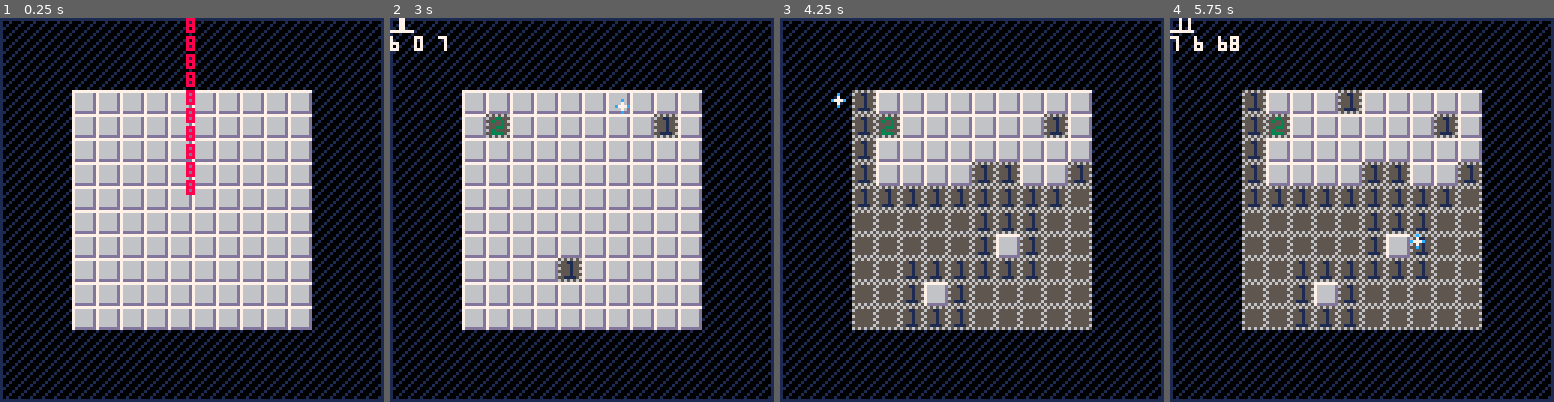
Above: before the commit, frames 1-4 (left to right).
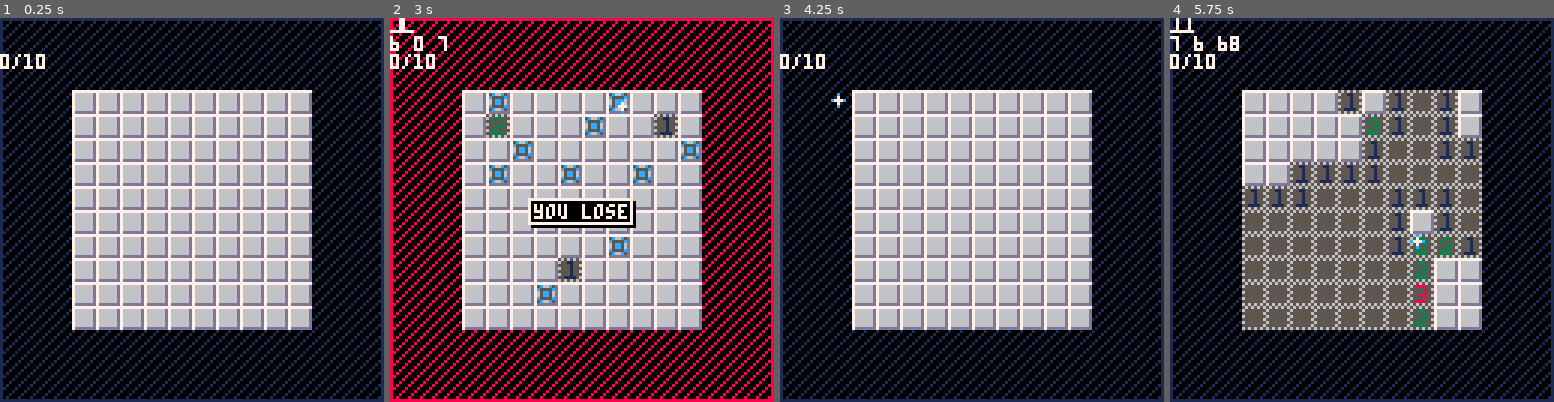
Above: after the commit, the same moments.

Repository: theia-ajax/tdjx-p8
Game: PICO-8 cartridge projects/mines.p8
Same seed, same stepped clock (60 frames per second), same inputs: the game is played once before the commit and once after it.
Inputs (mouse positions are in pixels of both pictures, inside the frame that each line leads up to):
- Up to frame 1 (0.25 s): no input
- Up to frame 2 (3 s): tap X (X key) at 0.33, 1.07, 1.85, 2.97 s; click (670, 121) at 0.67 s; tap O (Z key) at 0.7, 1.7, 2.1, 2.5, 2.9 s; click (436, 267) at 1.22 s; hold Right 1.6-2.1 s; click (497, 114) at 1.77 s; hold Up 2.15-2.42 s; click (562, 259) at 2.32 s; hold Right from 2.47 s (still down); click (624, 106) at 2.87 s
- Up to frame 3 (4.25 s): release Right at 3.03 s; hold Left 3.08-3.58 s; tap O (Z key) at 3.3, 3.7, 4.1 s; click (1075, 256) at 3.42 s; hold Down 3.63-3.97 s; click (841, 102) at 3.97 s; hold Right from 4.02 s (still down); tap X (X key) at 4.08 s
- Up to frame 4 (5.75 s): tap O (Z key) every 0.4 s from 4.5 to 5.7 s; click (1292, 248) at 4.52 s; release Right at 4.68 s; hold Up 4.73-5.03 s; click (1354, 94) at 5.07 s; hold Left 5.08-5.68 s; tap X (X key) at 5.2 s; click (1419, 244) at 5.62 s; hold Down from 5.73 s (still down)

The runs differ from the first frame. In frame 1, 1.0% of the frame differs, in the area x 0-51%, y 0-47%; in frame 2, 21%; in frame 3, 26%, in the area x 0-82%, y 9-82%; in frame 4, 14%.

Commit message:
fully functional minesweeper

Diff:
--- a/projects/mines.p8
+++ b/projects/mines.p8
@@ -99,14 +99,19 @@
 	local c = cell_fromcs(cx, cy)
 	if c and
 		not gflg(c.flags, k_revflg) and
-		not gflg(c.flags, k_mineflg) and
-		cell_gnbrs(c) < 2
+		not gflg(c.flags, k_mineflg)
 	then
 		c.flags = sflg(c.flags, k_revflg, true)
-		board_fldrev(cx-1, cy)
-		board_fldrev(cx+1, cy)
-		board_fldrev(cx, cy-1)
-		board_fldrev(cx, cy+1)
+		if cell_gnbrs(c) <= 0 then
+			board_fldrev(cx-1, cy)
+			board_fldrev(cx+1, cy)
+			board_fldrev(cx, cy-1)
+			board_fldrev(cx, cy+1)
+			board_fldrev(cx-1, cy-1)
+			board_fldrev(cx-1, cy+1)
+			board_fldrev(cx+1, cy-1)
+			board_fldrev(cx+1, cy+1)
+		end
 	end
 end
 
@@ -124,11 +129,37 @@
 	end
 end
 
+function ct_mines()
+	local sum = 0
+	for c in all(board) do
+		if gflg(c.flags, k_mineflg) then
+			sum += 1
+		end
+	end
+	return sum
+end
+
+function ct_flags()
+	local sum = 0
+	for c in all(board) do
+		if gflg(c.flags, k_mineflg) and
+			gflg(c.flags, k_flagflg)
+		then
+			sum += 1
+		end
+	end
+	return sum
+end
+
+function chk_win()
+	return ct_mines() == ct_flags()
+end
+
 function on_mclick(btn)
 	if btn == 1 then
 		local cell = cell_fromws(mouse.x,
 			mouse.y)
-		if cell then
+		if cell and not gflg(cell.flags, k_flagflg) then
 			cell.flags = sflg(cell.flags,
 				k_prsflg,
 				true)
@@ -143,32 +174,54 @@
 end
 
 function on_mrelease(btn)
-	if btn == 1 then
-		local cell = cell_fromws(
-			mouse.x, mouse.y)
-		if cell and
-			cell == lmbcell
-		then
-			board_reveal(cell.x, cell.y)
-		end
-		if lmbcell then
-			lmbcell.flags = sflg(lmbcell.flags,
-				k_prsflg,
-				false)
-			lmbcell = nil
-		end
-	elseif btn == 2 then
-		local cell = cell_fromws(
-			mouse.x, mouse.y)
-		if cell and
-			cell == rmbcell
-			and not gflg(cell.flags, k_revflg)
-		then
-			cell.flags = sflg(cell.flags,
-				k_flagflg,
-				not gflg(cell.flags, k_flagflg))
-		end
-		rmbcell = nil
+	local dead = false
+
+	if gs == k_gsplay then
+		if btn == 1 then
+			local cell = cell_fromws(
+				mouse.x, mouse.y)
+			if cell and
+				cell == lmbcell and
+				not gflg(cell.flags, k_flagflg)
+			then
+				if not gflg(cell.flags, k_mineflg)
+				then
+					board_reveal(cell.x, cell.y)
+					if chk_win() then
+						gs = k_gswin
+					end
+				else
+					gs = k_gsdead
+				end
+			end
+			if lmbcell then
+				lmbcell.flags = sflg(lmbcell.flags,
+					k_prsflg,
+					false)
+				lmbcell = nil
+			end
+		elseif btn == 2 then
+			local cell = cell_fromws(
+				mouse.x, mouse.y)
+			if cell and
+				cell == rmbcell and
+				not gflg(cell.flags, k_revflg)
+			then
+				cell.flags = sflg(cell.flags,
+					k_flagflg,
+					not gflg(cell.flags, k_flagflg))
+				if chk_win() then
+					gs = k_gswin
+				end
+			end
+			rmbcell = nil
+		end
+	elseif gs == k_gsdead or
+		gs == k_gswin
+	then
+		if btn == 1 then
+			restart()
+		end
 	end
 end
 
@@ -207,6 +260,44 @@
 	end
 end
 
+k_gsplay = 1
+k_gsdead = 2
+k_gswin = 3
+
+function restart()
+	gs = k_gsplay
+	clra(board)
+	pop_board()
+end
+
+function pop_board()
+	for i = 1, board.sz do
+		local x = (i - 1) % board.w
+		local y = flr((i - 1) / board.w)
+		board[i] = new_cell(x, y)
+	end
+
+	local mct = 10
+	while mct > 0 do
+		local idx = -1
+		while not board[idx] or
+			gflg(board[idx].flags,
+				k_mineflg)
+		do
+			idx = m.rndri(1, board.sz)
+		end
+		board[idx].flags = sflg(board[idx].flags,
+			k_mineflg, true)
+		mct -= 1
+	end
+
+	for x = 0, board.w - 1 do
+		for y = 0, board.h - 1 do
+			cell_calcnbrs(cell_fromcs(x, y))
+		end
+	end
+end
+
 -----------------------------------
 -- main --
 -----------------------------------
@@ -220,6 +311,8 @@
 	mouse.lbtn = 0
 	mouse.cx = 0
 	mouse.cy = 0
+
+	gs = k_gsplay
 
 	-- cell states
 	-- number pair
@@ -243,33 +336,7 @@
 	board.h = 10
 	board.sz = board.w * board.h
 
-	for i = 1, board.sz do
-		local x = (i - 1) % board.w
-		local y = flr((i - 1) / board.w)
-		board[i] = new_cell(x, y)
-	end
-
-	local mct = 10
-	while mct > 0 do
-		local idx = -1
-		while not board[idx] or
-			gflg(board[idx].flags,
-				k_mineflg)
-		do
-			idx = m.rndri(1, board.sz)
-		end
-		-- err_log(idx)
-		board[idx].flags = sflg(board[idx].flags,
-			k_mineflg, true)
-		err_log(board[idx].flags)
-		mct -= 1
-	end
-
-	for x = 0, board.w - 1 do
-		for y = 0, board.h - 1 do
-			cell_calcnbrs(cell_fromcs(x, y))
-		end
-	end
+	pop_board()
 end
 
 function _update60()
@@ -297,9 +364,11 @@
 function _draw()
 	cls()
 
-	rect(0, 0, 127, 127, 1)
+	local c = 1
+	if (gs == k_gsdead) c = 8
+	rect(0, 0, 127, 127, c)
 	for y = 0, 256, 4 do
-		line(0, y, y, 0, 1)
+		line(0, y, y, 0, c)
 	end
 
 	for cx = 0, board.w - 1 do
@@ -339,7 +408,29 @@
 			if fv then
 				spr(6, x, y)
 			end
-		end
+
+			if mv and gs == k_gsdead then
+				spr(4, x, y)
+			end
+		end
+	end
+
+	if gs == k_gswin then
+		palt(15, true)
+		palt(0, false)
+		rectfill(64-16+1, 60+1, 64+14+1, 68+1, 0)
+		rectfill(64-16, 60, 64+14, 68, 0)
+		rect(64-16, 60, 64+14, 68, 7)
+		print("you win", 64-14, 62, 7)
+		palt()
+	elseif gs == k_gsdead then
+		palt(15, true)
+		palt(0, false)
+		rectfill(64-18+1, 60+1, 64+16+1, 68+1, 0)
+		rectfill(64-18, 60, 64+16, 68, 0)
+		rect(64-18, 60, 64+16, 68, 7)
+		print("you lose", 64-16, 62, 7)
+		palt()
 	end
 
 	local cl = cell_fromws(mouse.x,
@@ -349,6 +440,10 @@
 		draw_bfld(cl.flags, 0, 0)
 		print(cl.x.." "..cl.y.." "..cl.y*board.w+cl.x+1, 0, 6)
 	end
+
+	local mt = ct_mines()
+	local ft = ct_flags()
+	print(ft.."/"..mt, 0, 12, 7 )
 
 	spr(5, mouse.x-3, mouse.y-3)
 
@@ -487,7 +582,7 @@
 -----------------------------------
 -- clear array
 function clra(arr)
-	for i, _ in pairs(arr) do
+	for i = 1, #arr do
 		arr[i] = nil
 	end
 end
